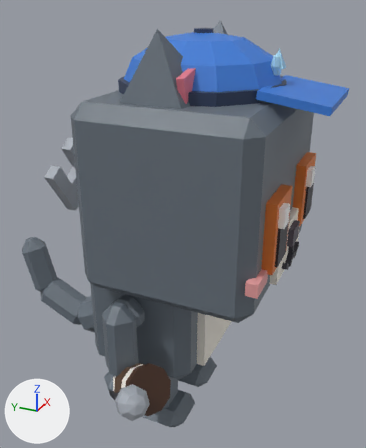
The FBX model assets/cat-cafe/exports/CatCafe_Cat_Plumber_Work.fbx, before and after one commit.
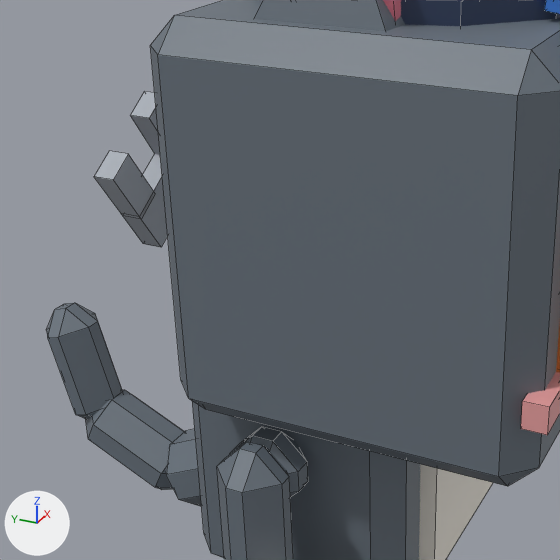
Each version appears first whole from a 50 mm camera at (-0.01996, -0.01054, 0.0204) aimed at (0.00139, -0.00093, 0.00973), and next in a close-up on the part from 0% to 72% of the width and 21% to 80% of the height. Arrows for +X, +Y and +Z are at lower left; the lights stay in place. The first two pictures are the older version. The close-ups show mesh edges as thin lines. Where no turn or scale is listed for an object, it has been applied to the vertices.

Objects in the first close-up: 'CatCafe_Cat_Plumber_Work_Body', 'CatCafe_Cat_Plumber_Work_EarR', 'CatCafe_Cat_Plumber_Work_Head', 'CatCafe_Cat_Plumber_Work_LegF2', 'CatCafe_Cat_Plumber_Work_Prop', 'CatCafe_Cat_Plumber_Work_Prop2', 'CatCafe_Cat_Plumber_Work_Tail' and 1 more.
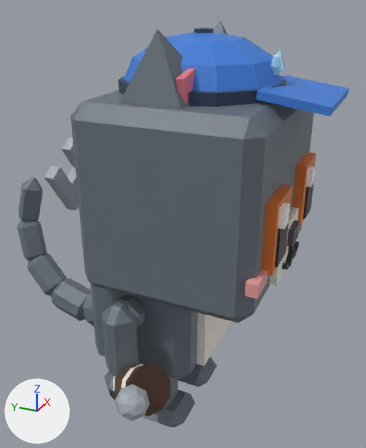
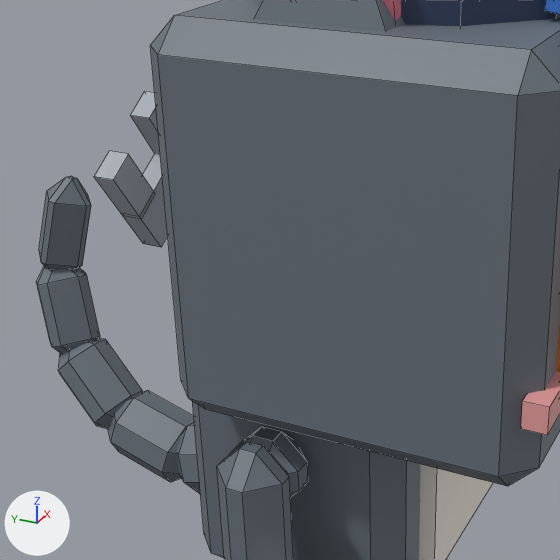
Pixel boxes [x1, y1, x2, y2] of what changed, in the close-ups (560 x 560 px):
'CatCafe_Cat_Plumber_Work_Tail', reshaped (56% taller): before [46, 303, 201, 506]; after [36, 176, 200, 494]
part 1 of me_catcafe_cat_plumber_work_tail, rebuilt: before [165, 429, 201, 506]; after [176, 422, 200, 494]
part 2 of me_catcafe_cat_plumber_work_tail, rebuilt (14% narrower, 9% shorter): before [85, 390, 185, 490]; after [108, 391, 194, 482]
part 3 of me_catcafe_cat_plumber_work_tail, rebuilt (9% wider, 21% shorter): before [46, 303, 123, 419]; after [58, 338, 142, 429]
part 4 of me_catcafe_cat_plumber_work_tail, added: after [36, 267, 100, 354]
part 5 of me_catcafe_cat_plumber_work_tail, added: after [39, 176, 91, 270]

What changed in the scene script:
```text
Change me_catcafe_cat_plumber_work_tail:
    used by ob_catcafe_cat_plumber_work_tail; location = (0.0, 0.0019, 0.00475)
    remove me_catcafe_cat_plumber_work_tail.from_pydata(...)  # 72 vertices, 78 faces; spans x -0.00095..0.00095, y -0.00042..0.00656, z -0.00195..0.00308
    add me_catcafe_cat_plumber_work_tail.from_pydata(...)  # 120 vertices, 130 faces; spans x -0.00109..0.00166, y -0.00037..0.00724, z -0.00148..0.00628
    me_catcafe_cat_plumber_work_tail part 1: the loose piece of 24 vertices spanning x -0.00095..0.00095, y -0.00042..0.003, z -0.00195..0.00074 is rebuilt with 24 vertices and now spans x -0.00109..0.00099, y -0.00037..0.00258, z -0.00148..0.0009
    me_catcafe_cat_plumber_work_tail part 2: the loose piece of 24 vertices spanning x -0.00086..0.00085, y 0.0022..0.00554, z -0.00186..0.00065 is rebuilt with 24 vertices and now spans x -0.00101..0.0009, y 0.00185..0.00476, z -0.0014..0.00082
    me_catcafe_cat_plumber_work_tail part 3: the loose piece of 24 vertices spanning x -0.00076..0.00076, y 0.00451..0.00656, z -0.00032..0.00308 is rebuilt with 24 vertices and now spans x -0.00079..0.00107, y 0.00404..0.00639, z -0.00041..0.00199
    me_catcafe_cat_plumber_work_tail part 4: a new loose piece of 24 vertices spanning x -0.0004..0.00135, y 0.00538..0.00724, z 0.00125..0.0041, in mat_catcafe_palette
    me_catcafe_cat_plumber_work_tail part 5: a new loose piece of 24 vertices spanning x 0.00005..0.00166, y 0.00561..0.00721, z 0.00345..0.00628, in mat_catcafe_palette
```
